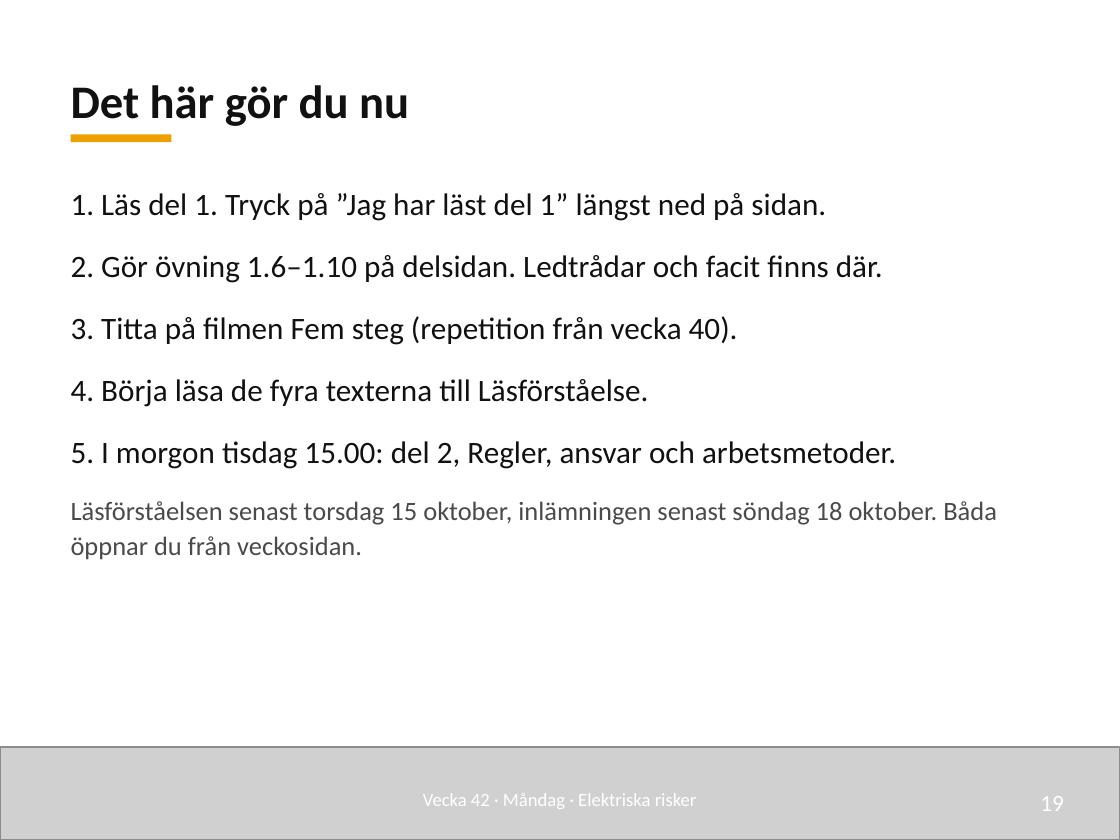
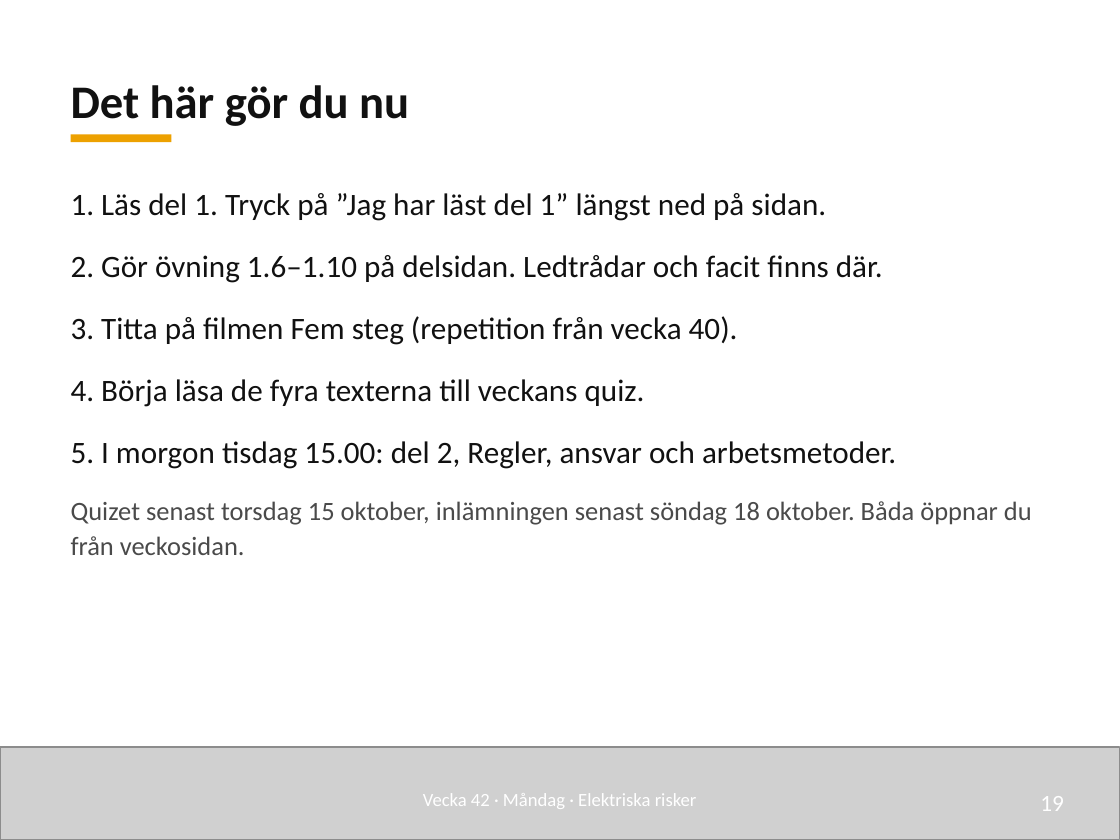
Before and after one commit to nj22az/nj22az.github.io, a slide deck: slide 19 of sjoskolan/vecka-42/aktuell/v42_01_Elektriska_risker_elev.pptx. Drawn at 1120x840 pixels with LibreOffice and Linux fonts; fonts in the diff are those of the drawing; grey boxes stand for pictures. Boxes give left, top, right and bottom in pixels: in the first picture for what was removed or moved away, otherwise in the second. Text is boxed around its words. In the diff, an @@ line names an element or a change of style, - is before the commit and + after.

```diff
--- a/sjoskolan/vecka-42/aktuell/v42_01_Elektriska_risker_elev.pptx
+++ b/sjoskolan/vecka-42/aktuell/v42_01_Elektriska_risker_elev.pptx
@@ text at (71,379,645,407): text changed @@
-4. Börja läsa de fyra texterna till Läsförståelse.
+4. Börja läsa de fyra texterna till veckans quiz.
@@ text at (71,501,1032,555): text changed @@
-Läsförståelsen senast torsdag 15 oktober, inlämningen senast söndag 18 oktober. Båda öppnar du från veckosidan.
+Quizet senast torsdag 15 oktober, inlämningen senast söndag 18 oktober. Båda öppnar du från veckosidan.
```
Also in this commit, not shown: 20 other files.
